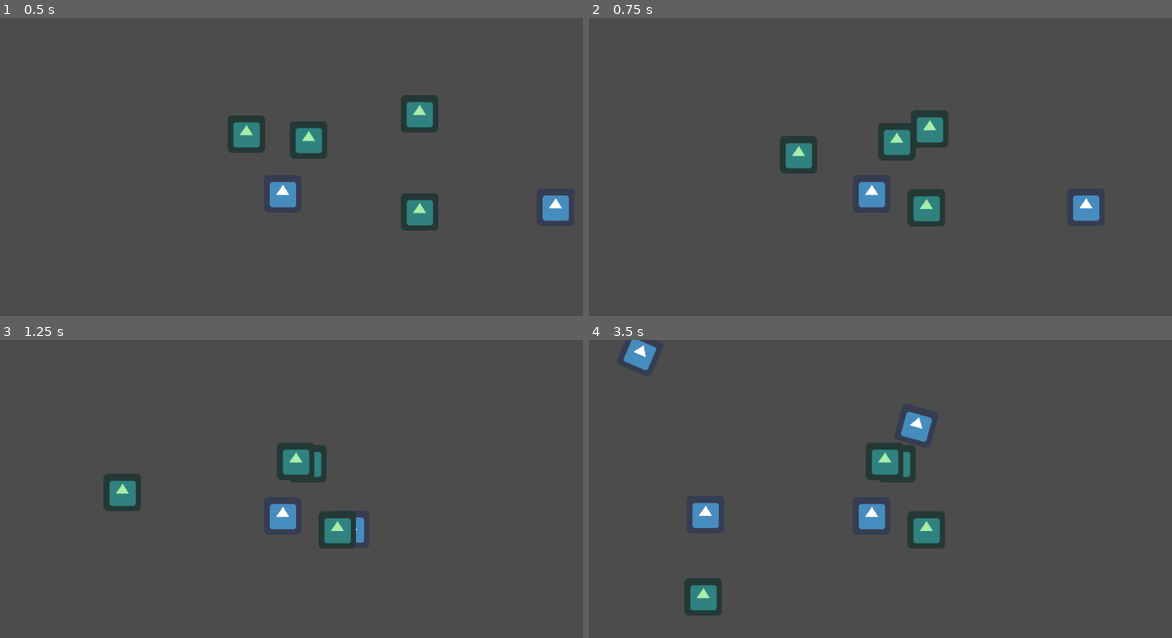
Above: before the commit, frames 1-4 (two rows, left to right).
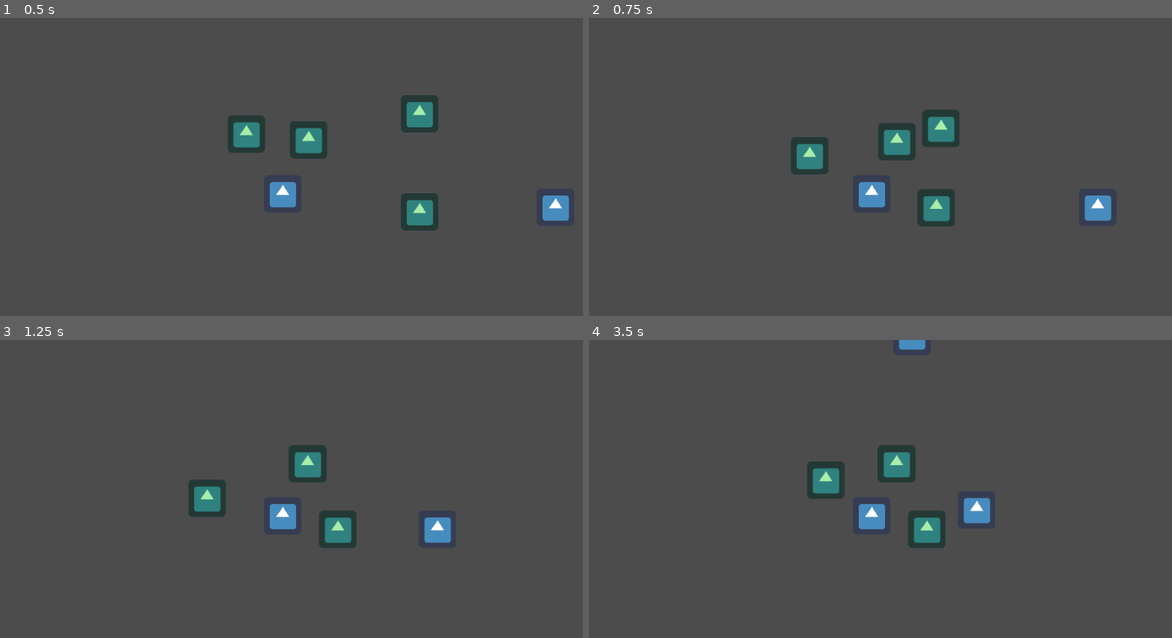
Above: after the commit, the same moments.

Repository: moisesjbc/cinco-etapas
Game: Godot game, scene res://scenes/main_scene/main_scene.tscn
Same seed, same stepped clock (60 frames per second), same inputs: the game is played once before the commit and once after it. The engine's default icon, where the game draws it, is replaced by a stand-in: a white triangle on a blue panel in a dark square.
Inputs:
- Up to frame 1 (0.5 s): no input
- Up to frame 2 (0.75 s): hold Right (ui_right) from 0.53 s (still down)
- Up to frame 3 (1.25 s): keep holding Right (ui_right)
- Up to frame 4 (3.5 s): release Right (ui_right) at 1.28 s; hold Down (ui_down) 1.28-2.03 s; hold Right (ui_right) 2.03-2.78 s; hold Up (ui_up) from 2.78 s (still down)

Frame 1 is identical in both runs. In frame 2, 2.5% of the frame differs, in the area x 32-90%, y 30-70%; in frame 3, 2.7%; in frame 4, 4.0%, in the area x 5-69%, y 0-93%.

Commit message:
Added speed penalty by sticky friends

Diff:
--- a/godot-project/scenes/friend/friend.gd
+++ b/godot-project/scenes/friend/friend.gd
@@ -14,15 +14,16 @@
 func _physics_process(delta):
 	var distance_to_player: Vector2 = player.global_position - global_position
 
-	if not is_sticked:
-		if distance_to_player.length() > STICKY_DISTANCE:
-			move_and_collide(distance_to_player.normalized() * speed * delta)
-		else:
-			is_sticked = true
+	if distance_to_player.length() > STICKY_DISTANCE:
+		move_and_collide(distance_to_player.normalized() * speed * delta)
+	else:
+		is_sticked = true
 
-			# "Stick" friend to player by removing it from its current parent
-			# and adding it as a child to player.
-			var position = global_position
-			get_parent().remove_child(self)
-			player.add_child(self)
-			global_position = position
+		# "Stick" friend to player by removing it from its current parent
+		# and adding it as a child to player.
+		var position = global_position
+		get_parent().remove_child(self)
+		player.add_child(self)
+		player.stick_friend(self)
+		global_position = position
+		set_physics_process(false)
--- a/godot-project/scenes/player/player.gd
+++ b/godot-project/scenes/player/player.gd
@@ -1,6 +1,10 @@
 extends KinematicBody2D
 
 export var speed: int = 500
+export var min_speed: int = 30
+export var stick_penalty_by_friend: int = 100
+var n_sticked_friends: int = 0
+
 
 func _physics_process(delta):
 	var velocity: Vector2 = Vector2(0.0, 0.0)
@@ -17,4 +21,12 @@
 	elif Input.is_action_pressed("ui_down"):
 		velocity.y = +1
 
-	move_and_collide(velocity * speed * delta)
+	var final_speed = max(speed - n_sticked_friends * stick_penalty_by_friend, min_speed)
+	move_and_collide(velocity * final_speed * delta)
+
+func stick_friend(friend):
+	add_child(friend)
+	n_sticked_friends += 1
+
+func unstick_friend(friend):
+	n_sticked_friends -= 1
